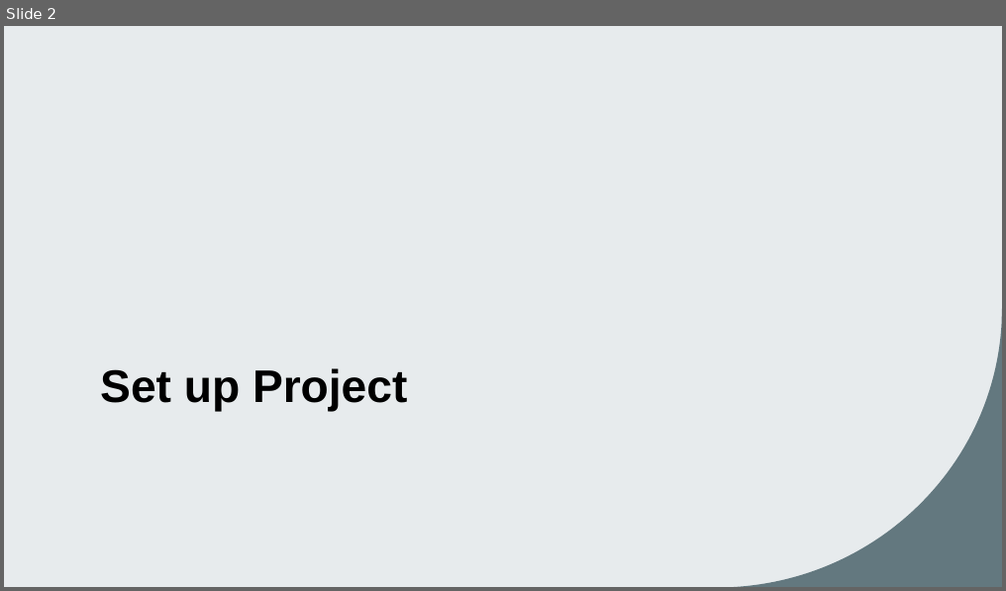
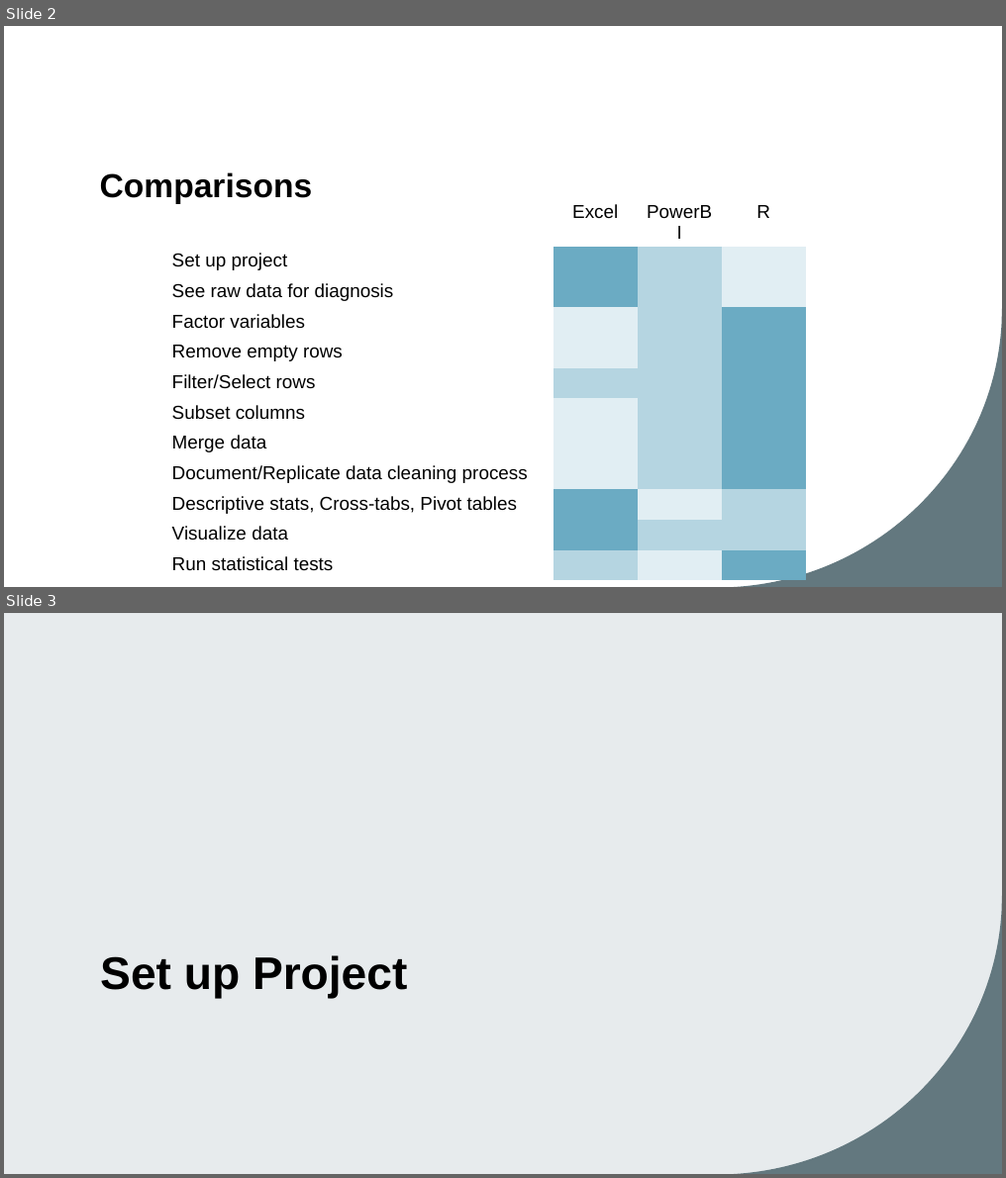
Before and after one commit to josephine-mckelvy/2025-CAH, a slide deck: 2025-06-30 CAH.pptx. Shown one above the other, each under a label of ours: slide 2 before the commit, slides 2 and 3 after it. The pictures are 1006x591 and 1006x1178 pixels, drawn with LibreOffice and Linux fonts; fonts in the diff are those of the drawing. Boxes give left, top, right and bottom in pixels: in the first picture for what was removed or moved away, otherwise in the second. Text is boxed around its words. In the diff, an @@ line names an element or a change of style, - is before the commit and + after.

Commit message:
ran chi square in Excel, updated how-to.pptx

```diff
--- a/2025-06-30 CAH.pptx
+++ b/2025-06-30 CAH.pptx
@@ slide 2 added at box(4, 26, 1002, 587), background #FFFFFF; not listed: 1 template element that a slide beside it also shows @@
@@ title added at box(100, 173, 313, 204), 32 pt, text #000000, bold @@
+Comparisons
@@ table added at box(165, 197, 805, 575), 12 rows, 4 columns @@
+ | Excel | PowerBI | R
+Set up project |  |  | 
+See raw data for diagnosis |  |  | 
+Factor variables |  |  | 
+Remove empty rows |  |  | 
+Filter/Select rows |  |  | 
+Subset columns |  |  | 
+Merge data |  |  | 
+Document/Replicate data cleaning process |  |  | 
+Descriptive stats, Cross-tabs, Pivot tables |  |  | 
+Visualize data |  |  | 
+Run statistical tests |  |  | 
@@ what was slide 2 is now slide 3 @@
```
Also in this commit, not shown: 1 slide changed, 2 other slides added, 1 slide removed, 9 other files.
